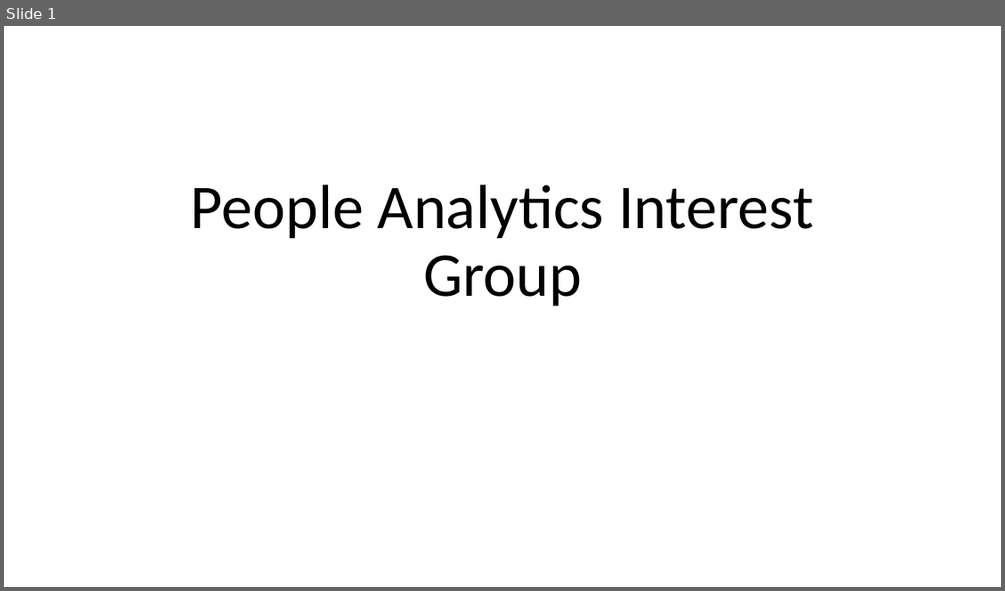
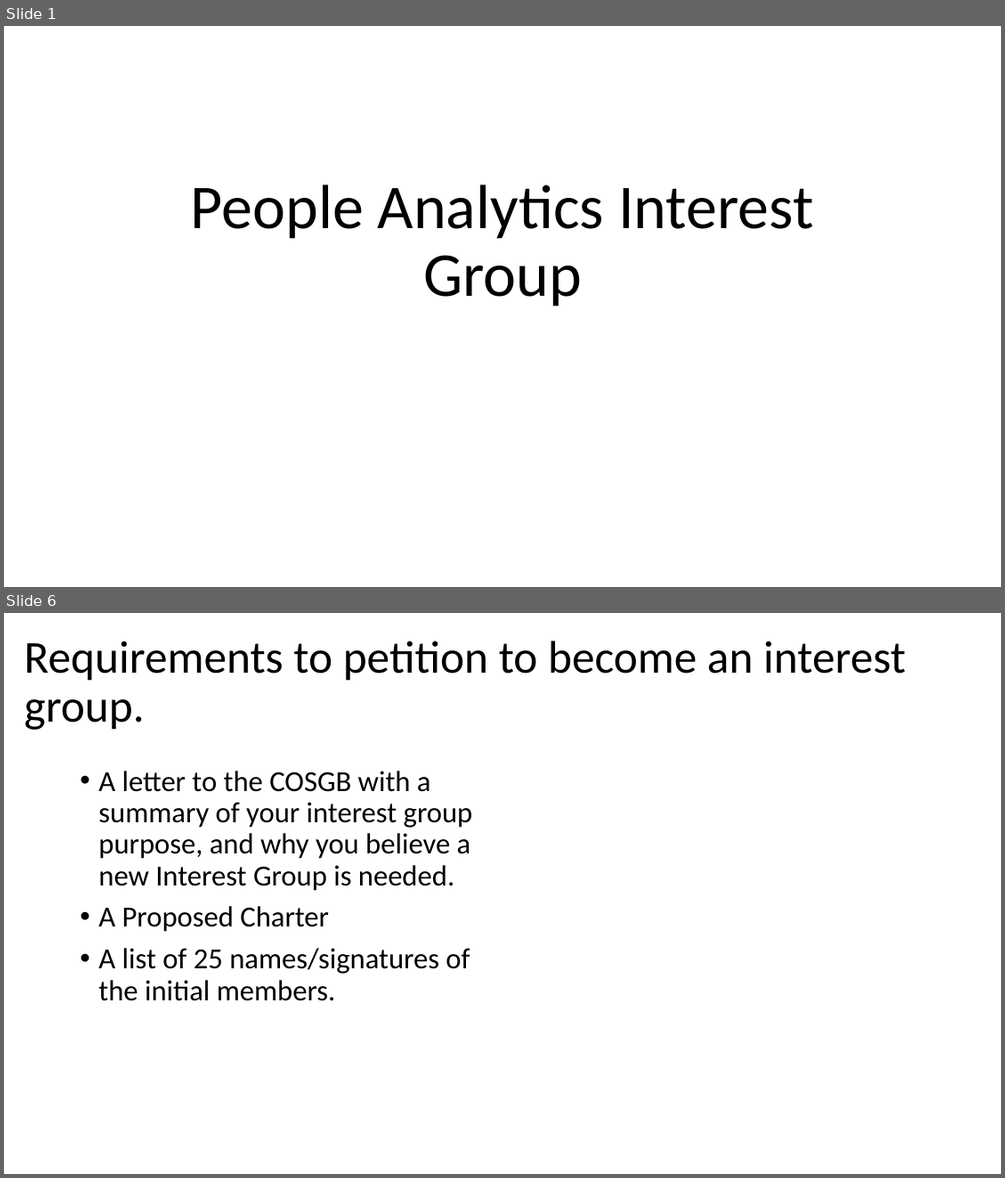
Before and after one commit to BenBarnard/PeopleAnalytics, a slide deck: InterestPresentation.pptx. Shown one above the other, each under a label of ours: slide 1 before the commit, slides 1 and 6 after it; the slides between them are not shown. The pictures are 1005x591 and 1005x1178 pixels, drawn with LibreOffice and Linux fonts; fonts in the diff are those of the drawing. Boxes give left, top, right and bottom in pixels: in the first picture for what was removed or moved away, otherwise in the second. Text is boxed around its words. In the diff, an @@ line names an element or a change of style, - is before the commit and + after.

Commit message:
update

```diff
--- a/InterestPresentation.pptx
+++ b/InterestPresentation.pptx
@@ slide 6 added at (4, 613, 1001, 1174), background #FFFFFF @@
@@ title added at (24, 641, 906, 730), 44 pt, text #000000 @@
+Requirements to petition to become an interest group.
@@ text added at (98, 771, 473, 1001), 28 pt, text #000000 @@
+• A letter to the COSGB with a summary of your interest group purpose, and why you believe a new Interest Group is needed.
+• A Proposed Charter
+• A list of 25 names/signatures of the initial members.
```
Also in this commit, not shown: 4 slides changed, 1 slide removed.
